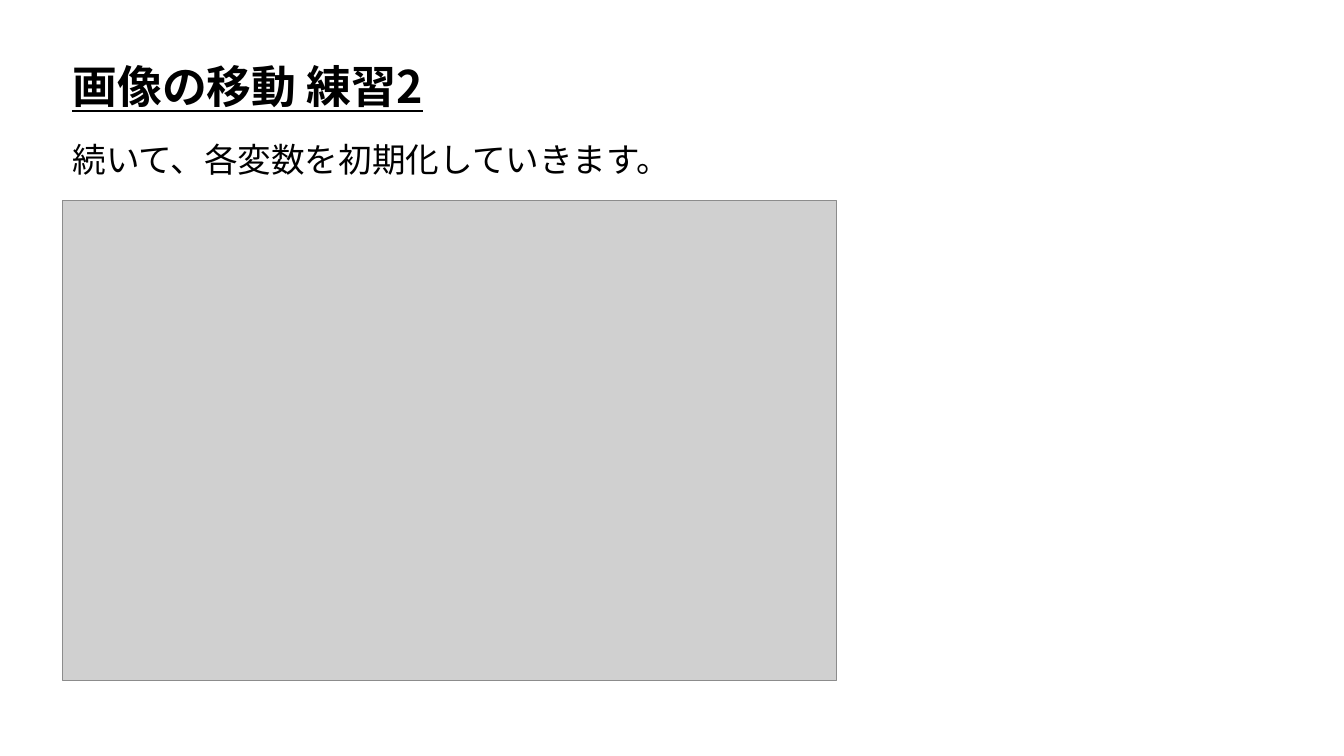
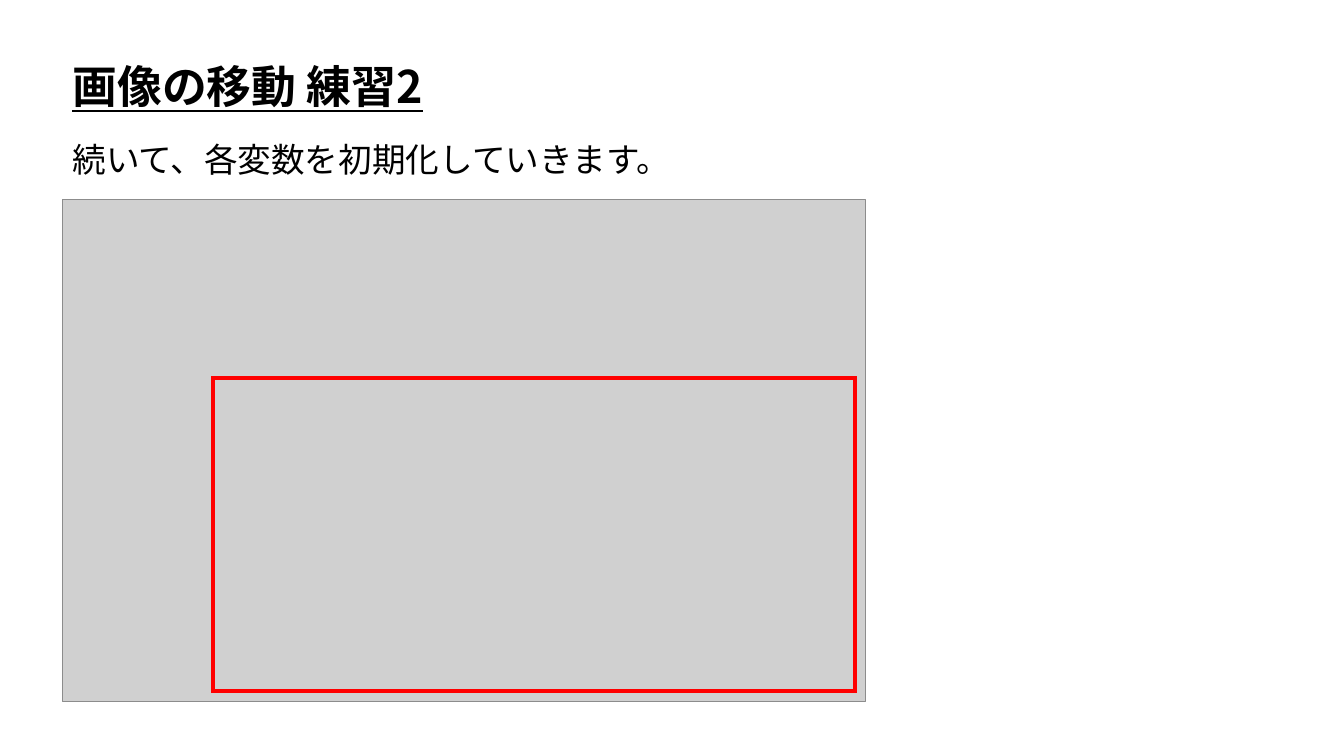
Before and after one commit to ArakiYusuke-Ohara/Textbook, a slide deck: slide 3 of ゲーム科1年/00_前期/ゲームプログラミングⅠ/05_画像の移動.pptx. Drawn at 1344x756 pixels with LibreOffice and Linux fonts; fonts in the diff are those of the drawing; grey boxes stand for pictures. Boxes give left, top, right and bottom in pixels: in the first picture for what was removed or moved away, otherwise in the second. Text is boxed around its words. In the diff, an @@ line names an element or a change of style, - is before the commit and + after.

```diff
--- a/ゲーム科1年/00_前期/ゲームプログラミングⅠ/05_画像の移動.pptx
+++ b/ゲーム科1年/00_前期/ゲームプログラミングⅠ/05_画像の移動.pptx
@@ picture: place and size @@
-picture at (63, 201, 837, 681)
+picture at (63, 200, 866, 702)
@@ rectangle added at (213, 378, 855, 691), outline #FF0000 3 pt @@
```
Also in this commit, not shown: 4 other slides changed, 7 other files.
